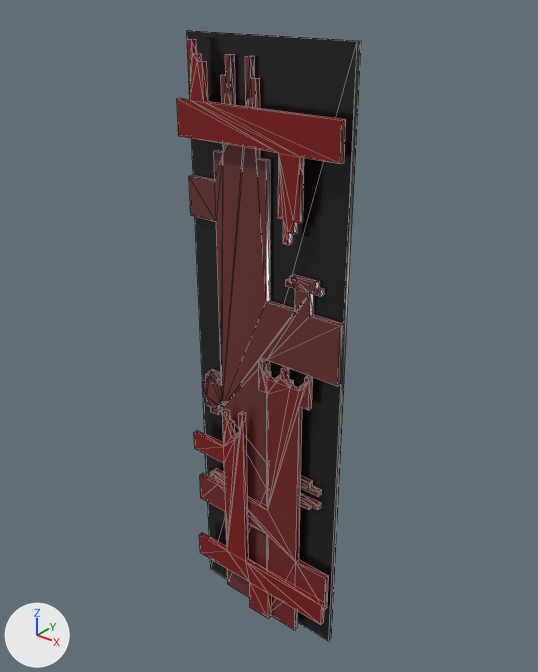
One commit to the glTF model new-game-project/meshes/backgrounds/scene_factory.glb: the scene before it, then after it.
The view is the same before and after, from a camera (50 mm lens) standing at (7.41, -9.07, 12.51) and looking at (-0.09, 0.3, 6.7). The axes (+X, +Y, +Z) are drawn at lower left. The lights are the same throughout. The older version comes first. Mesh edges are drawn as thin lines. Vertices at exactly the same position are counted once.

Objects in the first picture: 'scene_factory_11', 'scene_factory_12', 'scene_factory_13', 'scene_factory_14'.
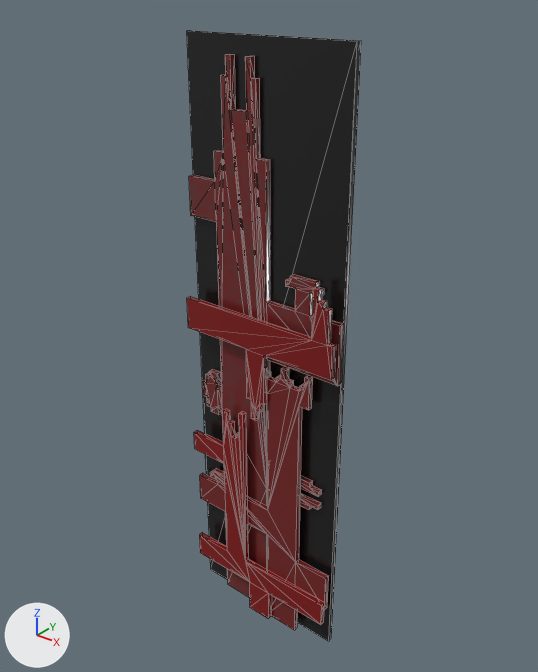
What changed in the scene script:
```text
Add img_scene_factory_74_metallic_scene_factory_74_roughness:
    img_scene_factory_74_metallic_scene_factory_74_roughness = load_image('scene_factory_74_Metallic-scene_factory_74_Roughness', '_unpacked/scene_factory_74_Metallic-scene_factory_74_Roughness', 74, 74, 'Non-Color')
Add img_scene_factory_74_color:
    img_scene_factory_74_color = load_image('scene_factory_74_Color', '_unpacked/scene_factory_74_Color', 74, 74, 'sRGB')
Add mat_scene_factory_74_material:
    mat_scene_factory_74_material = bpy.data.materials.new('scene_factory_74_Material')
    # uses the picture img_scene_factory_74_color
    # uses the picture img_scene_factory_74_metallic_scene_factory_74_roughness
Change me_scene_factory_11_002:
    used by ob_scene_factory_11; location = (0.0, -0.2, 0.5)
    remove me_scene_factory_11_002.from_pydata(...)  # 92 vertices, 176 faces; spans x -1.6..1.6, y 0.0..0.1, z 0.0..11.1
    remove me_scene_factory_11_002.materials.append(mat_scene_factory_11_material)
    add me_scene_factory_11_002.from_pydata(...)  # 92 vertices, 176 faces; spans x -1.6..1.6, y 0.0..0.1, z 0.0..7.6
    me_scene_factory_11_002 part 1: a new loose piece of 44 vertices spanning x -1.6..1.6, y 0.0..0.1, z 4.7..7.6, in mat_scene_factory_74_material
    me_scene_factory_11_002 part 2: the loose piece of 44 vertices spanning x -1.6..1.6, y 0.0..0.1, z 8.2..11.1 is deleted
    me_scene_factory_11_002 part 3
    29 faces are deleted
    29 new faces join them
    add me_scene_factory_11_002.materials.append(mat_scene_factory_74_material)
```

Boxes (x1, y1, x2, y2) around the edits, measured in the pictures (538 x 672 px; the box of a moved part takes in the faces that stretch with it):
'scene_factory_11', reshaped (12% narrower, 42% shorter)
    before: (177, 39, 346, 625)
    after: (187, 287, 336, 625)
part 1 of me_scene_factory_11_002, added (red)
    after: (187, 287, 336, 421)
part 2 of me_scene_factory_11_002, deleted (red)
    before: (177, 39, 346, 245)
part 3 of me_scene_factory_11_002, moved or reshaped
    both: (194, 411, 325, 624)
